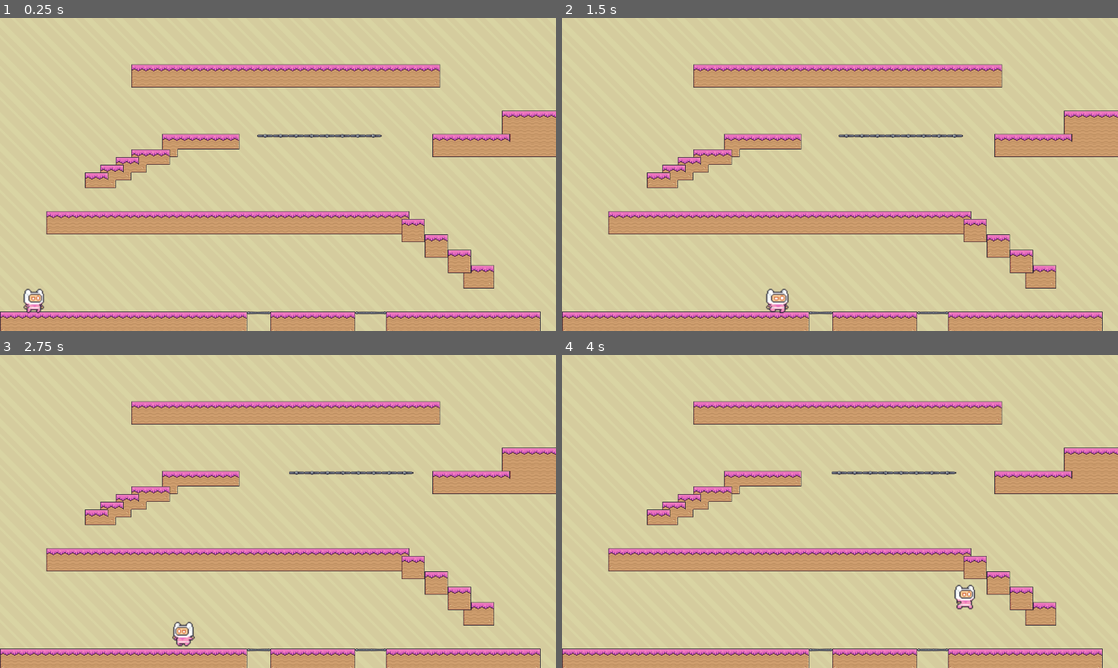
Above: before the commit, frames 1-4 (two rows, left to right).
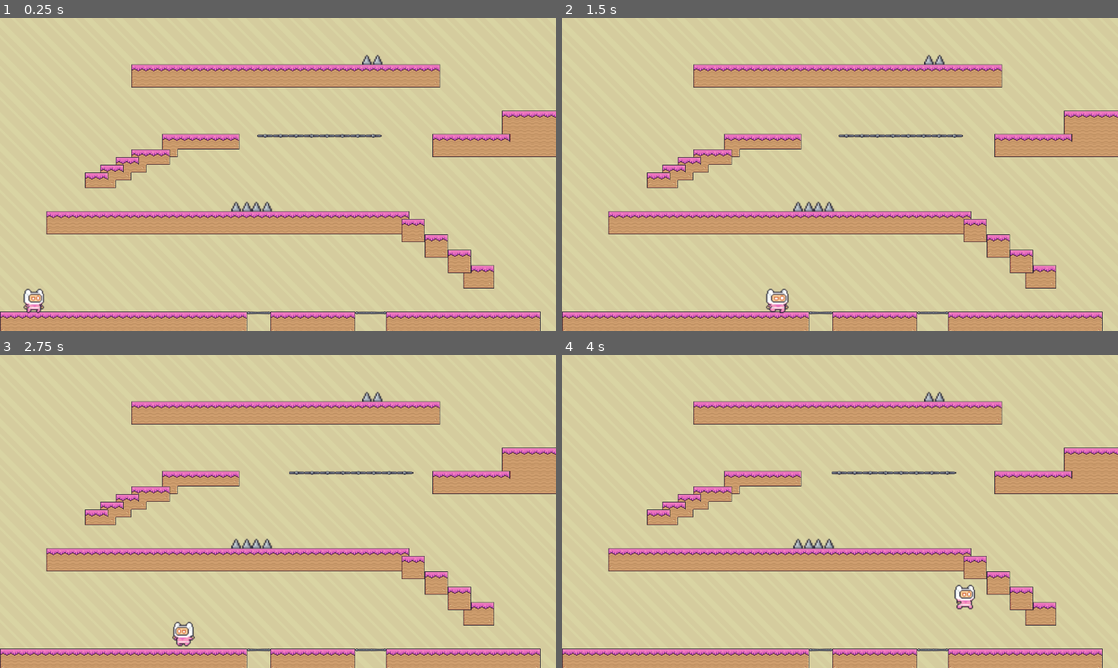
Above: after the commit, the same moments.

Repository: shrutidewan/tilde_gamedev
Game: Godot game, scene res://level.tscn
The game is run twice, just before and just after one commit, with the same random seed, the same clock (stepped at 60 frames per second) and the same inputs.
Inputs:
- Up to frame 1 (0.25 s): no input
- Up to frame 2 (1.5 s): tap Enter at 0.5 s; hold Right (move_right) from 0.53 s (still down); tap Up (jump) at 0.77 s
- Up to frame 3 (2.75 s): tap Up (jump) at 1.52 s; release Right (move_right) at 2.03 s; hold Left (move_left) from 2.03 s (still down)
- Up to frame 4 (4 s): release Left (move_left) at 2.78 s; hold Right (move_right) from 2.78 s (still down); tap Up (jump) at 3.02, 3.77 s

The runs differ from the first frame. In frame 1, 0.2% of the frame differs, in the area x 41-69%, y 11-62%; in frame 2, 0.2%; in frame 3, 0.2%; in frame 4, 0.2%.

Commit message:
add respawn function when player touches spikes

Diff:
--- a/2D_game/level.tscn
+++ b/2D_game/level.tscn
@@ -1,9 +1,10 @@
-[gd_scene load_steps=8 format=3 uid="uid://cq8sjccdvowu4"]
+[gd_scene load_steps=10 format=3 uid="uid://cq8sjccdvowu4"]
 
 [ext_resource type="Texture2D" uid="uid://c4xjwnnrwpyu0" path="res://assets/Background/Yellow.png" id="1_765rf"]
 [ext_resource type="Texture2D" uid="uid://cnobqiqiirtv1" path="res://assets/Terrain/Terrain (16x16).png" id="1_vdt7g"]
 [ext_resource type="PackedScene" uid="uid://xsldptu6rd47" path="res://character.tscn" id="2_fanev"]
 [ext_resource type="PackedScene" uid="uid://caalqmn0y0yxq" path="res://platform.tscn" id="4_nccch"]
+[ext_resource type="Texture2D" uid="uid://dawirfe6ki21k" path="res://assets/Traps/Spikes/Idle.png" id="5_q11xa"]
 
 [sub_resource type="TileMapPattern" id="TileMapPattern_j0cby"]
 tile_data = PackedInt32Array(0, 393216, 8, 65536, 393216, 9, 131072, 393216, 10, 1, 458752, 8, 65537, 458752, 9, 131073, 458752, 10, 2, 524288, 8, 65538, 524288, 9, 131074, 524288, 10)
@@ -463,6 +464,9 @@
 sources/0 = SubResource("TileSetAtlasSource_yt30p")
 pattern_0 = SubResource("TileMapPattern_j0cby")
 
+[sub_resource type="RectangleShape2D" id="RectangleShape2D_sycgs"]
+size = Vector2(42, 22)
+
 [node name="Node2D" type="Node2D"]
 
 [node name="TextureRect" type="TextureRect" parent="."]
@@ -485,4 +489,42 @@
 position = Vector2(655, 244)
 offset = Vector2(80, 0)
 
-[node name="Area2D" type="Area2D" parent="."]
+[node name="spikes" type="Area2D" parent="."]
+position = Vector2(0, 1)
+
+[node name="CollisionShape2D" type="CollisionShape2D" parent="spikes"]
+position = Vector2(500, 390)
+shape = SubResource("RectangleShape2D_sycgs")
+
+[node name="Sprite2D" type="Sprite2D" parent="spikes"]
+position = Vector2(501.75, 377)
+scale = Vector2(2.78125, 2.75)
+texture = ExtResource("5_q11xa")
+
+[node name="spikes2" type="Area2D" parent="."]
+position = Vector2(42, 1)
+
+[node name="CollisionShape2D" type="CollisionShape2D" parent="spikes2"]
+position = Vector2(500, 390)
+shape = SubResource("RectangleShape2D_sycgs")
+
+[node name="Sprite2D" type="Sprite2D" parent="spikes2"]
+position = Vector2(501.75, 377)
+scale = Vector2(2.78125, 2.75)
+texture = ExtResource("5_q11xa")
+
+[node name="spikes3" type="Area2D" parent="."]
+position = Vector2(271, -303)
+
+[node name="CollisionShape2D" type="CollisionShape2D" parent="spikes3"]
+position = Vector2(500, 390)
+shape = SubResource("RectangleShape2D_sycgs")
+
+[node name="Sprite2D" type="Sprite2D" parent="spikes3"]
+position = Vector2(501.75, 377)
+scale = Vector2(2.78125, 2.75)
+texture = ExtResource("5_q11xa")
+
+[connection signal="body_entered" from="spikes" to="CharacterBody2D" method="_on_spikes_body_entered"]
+[connection signal="body_entered" from="spikes2" to="CharacterBody2D" method="_on_spikes_body_entered"]
+[connection signal="body_entered" from="spikes3" to="CharacterBody2D" method="_on_spikes_body_entered"]
